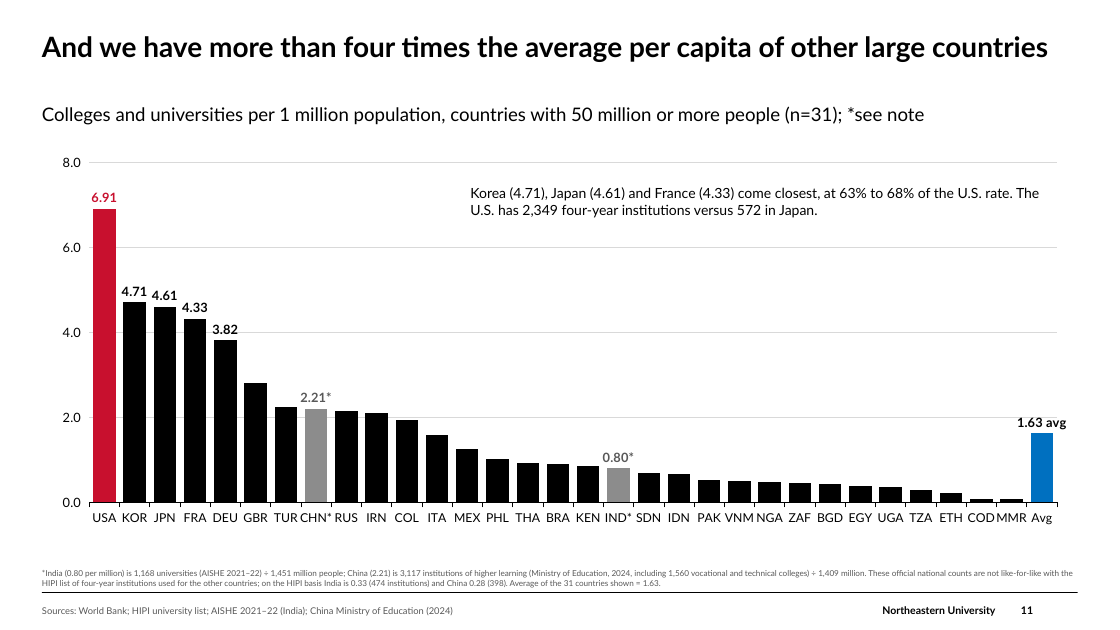
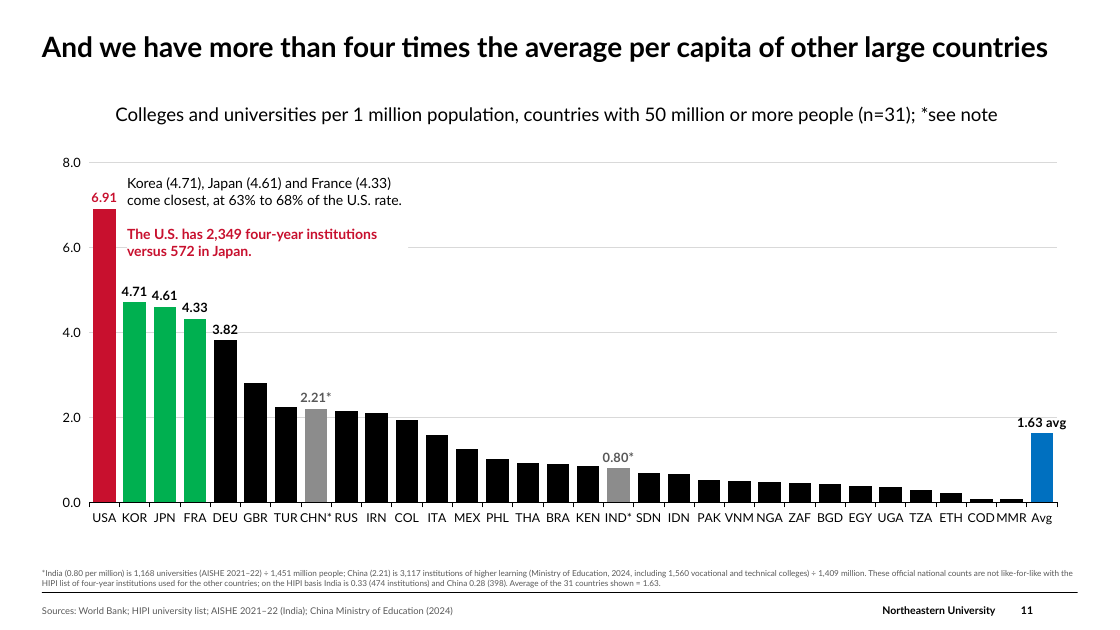
Before and after one commit to brettcsweet/Tonys-repo, a slide deck: slide 11 of GC_Financial_Update_2026-09-30.pptx. Drawn at 1120x630 pixels with LibreOffice and Linux fonts; fonts in the diff are those of the drawing; background and template pictures are left out. Boxes give left, top, right and bottom in pixels: in the first picture for what was removed or moved away, otherwise in the second. Text is boxed around its words. In the diff, an @@ line names an element or a change of style, - is before the commit and + after.

```diff
--- a/GC_Financial_Update_2026-09-30.pptx
+++ b/GC_Financial_Update_2026-09-30.pptx
@@ text "Colleges and universities per 1 ..." moved from (x1=42, y1=106, x2=924, y2=125) to (x1=115, y1=106, x2=998, y2=125) @@
@@ text "Colleges and universities per 1 ..." at (x1=115, y1=106, x2=998, y2=125): alignment left to centre @@
@@ column chart at (x1=42, y1=147, x2=1078, y2=534) @@
@@ colours of single points changed @@
@@ text at (x1=127, y1=177, x2=402, y2=259): text changed @@
-Korea (4.71), Japan (4.61) and France (4.33) come closest, at 63% to 68% of the U.S. rate. The U.S. has 2,349 four-year institutions versus 572 in Japan.
+Korea (4.71), Japan (4.61) and France (4.33) come closest, at 63% to 68% of the U.S. rate.
+The U.S. has 2,349 four-year institutions versus 572 in Japan.
```
Also in this commit, not shown: 23 other slides changed, 2 slides added.
